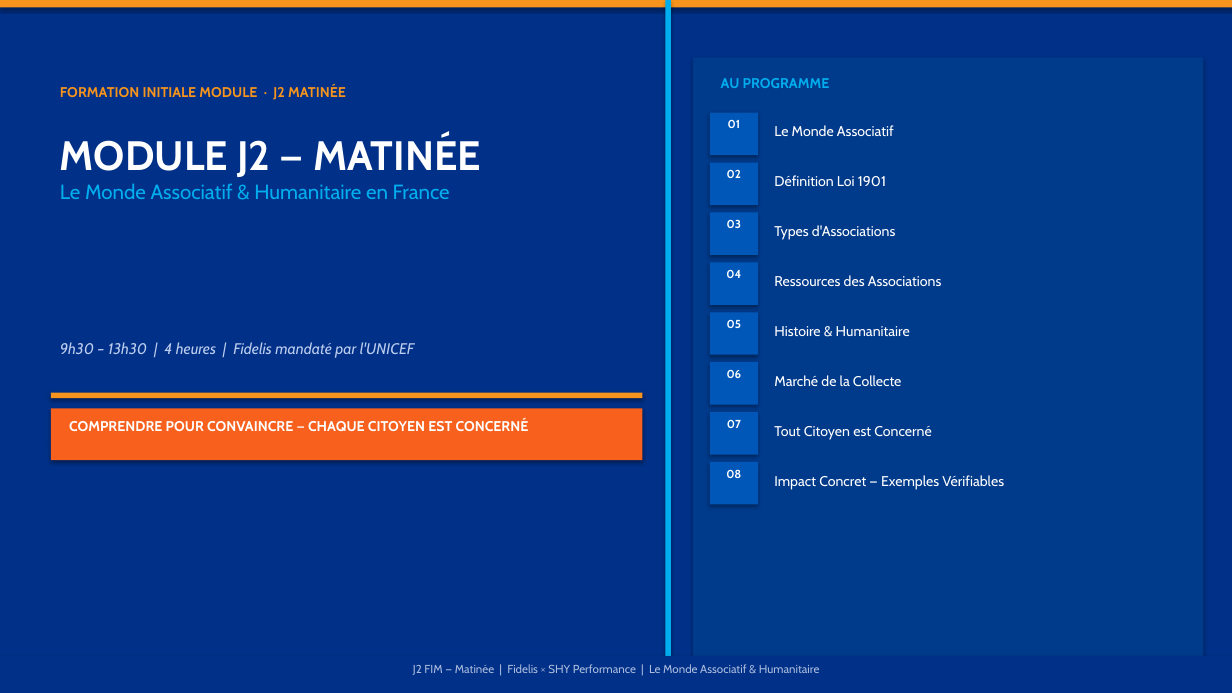
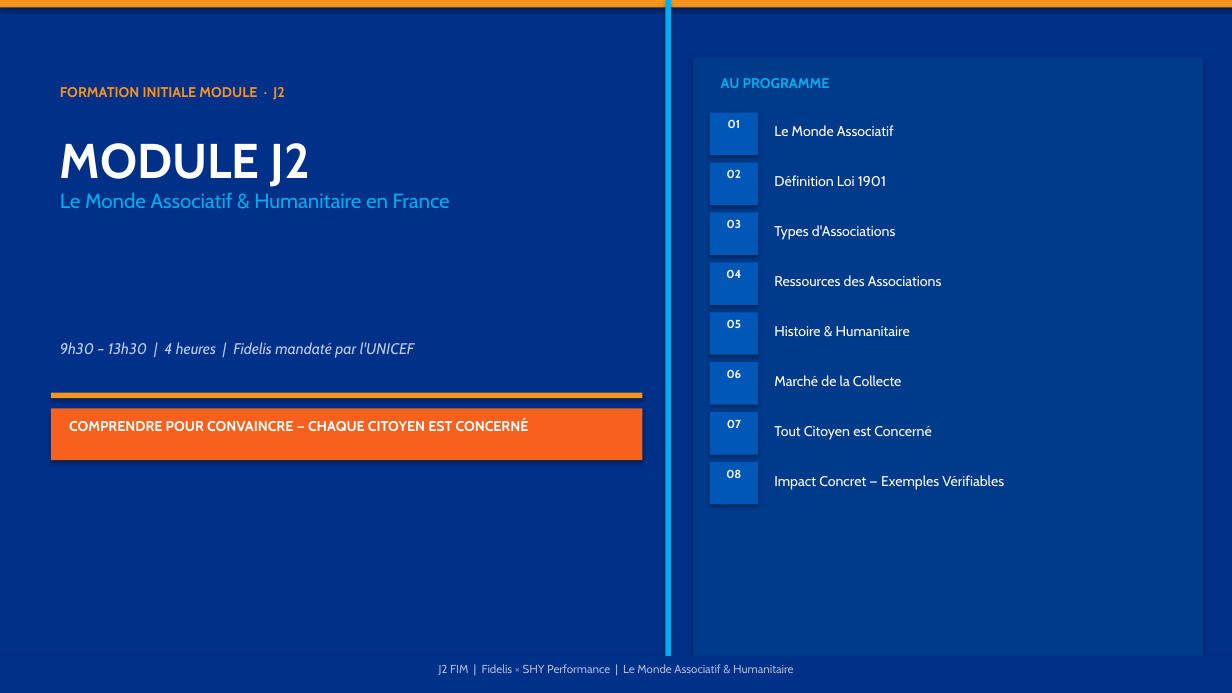
Before and after one commit to madsenfatou-code/fatou, a slide deck: slide 1 of J2_Matin_Formation_Fidelis.pptx. Drawn at 1232x693 pixels with LibreOffice and Linux fonts; fonts in the diff are those of the drawing. Boxes give left, top, right and bottom in pixels: in the first picture for what was removed or moved away, otherwise in the second. Text is boxed around its words. In the diff, an @@ line names an element or a change of style, - is before the commit and + after.

```diff
--- a/J2_Matin_Formation_Fidelis.pptx
+++ b/J2_Matin_Formation_Fidelis.pptx
@@ text at (x1=60, y1=87, x2=284, y2=100): text changed @@
-FORMATION INITIALE MODULE · J2 MATINÉE
+FORMATION INITIALE MODULE · J2
@@ text at (x1=60, y1=143, x2=311, y2=187): text changed; size 32 to 38 pt @@
-MODULE J2 — MATINÉE
+MODULE J2
@@ text at (x1=439, y1=664, x2=794, y2=675): text changed @@
-J2 FIM — Matinée | Fidelis × SHY Performance | Le Monde Associatif & Humanitaire
+J2 FIM | Fidelis × SHY Performance | Le Monde Associatif & Humanitaire
```
Also in this commit, not shown: 14 other slides changed, 3 slides added, 3 other files.
